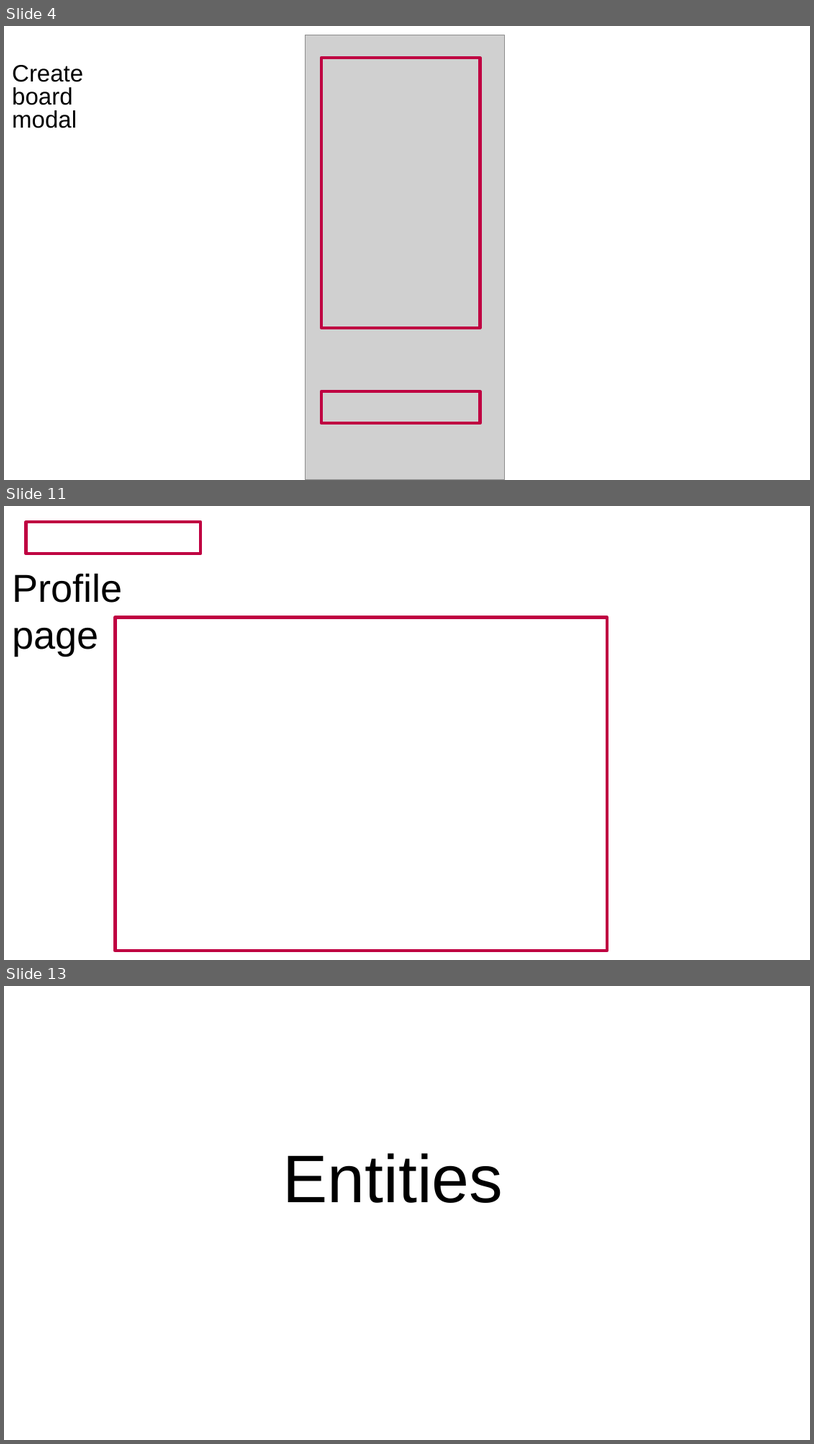
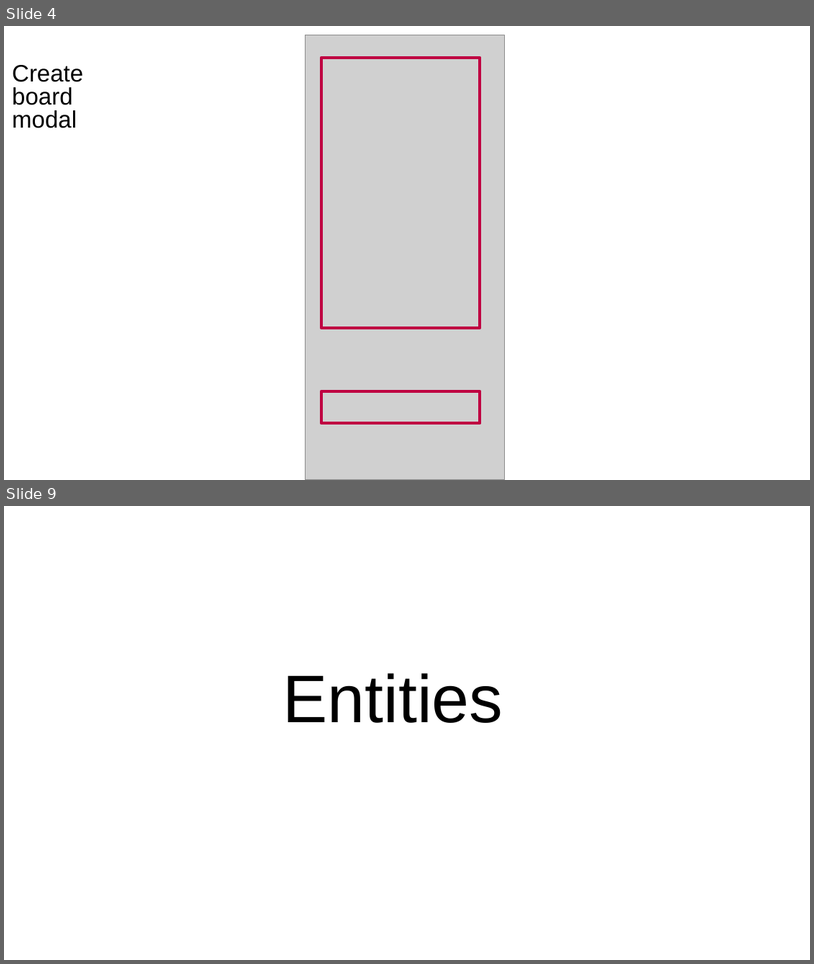
Before and after one commit to irisor/Iristaram, a slide deck: Documents/מצגת אפיון.pptx. Shown one above the other, each under a label of ours: slides 4, 11 and 13 before the commit, slides 4 and 9 after it; the slides between them are not shown. The pictures are 814x1444 and 814x964 pixels, drawn with LibreOffice and Linux fonts; fonts in the diff are those of the drawing; grey boxes stand for pictures; background and template pictures are left out. Boxes give left, top, right and bottom in pixels: in the first picture for what was removed or moved away, otherwise in the second. Text is boxed around its words. In the diff, an @@ line names an element or a change of style, - is before the commit and + after.

```diff
--- a/Documents/מצגת אפיון.pptx
+++ b/Documents/מצגת אפיון.pptx
@@ slide 11 removed at [4,506,810,960], background picture (left out) @@
@@ rectangle removed at [26,522,200,554] @@
@@ title removed at [12,573,122,655] @@
-Profile page
@@ rectangle removed at [116,618,607,950] @@
@@ what was slide 13 is now slide 9 @@
```
Also in this commit, not shown: 8 slides changed, 3 other slides removed.
